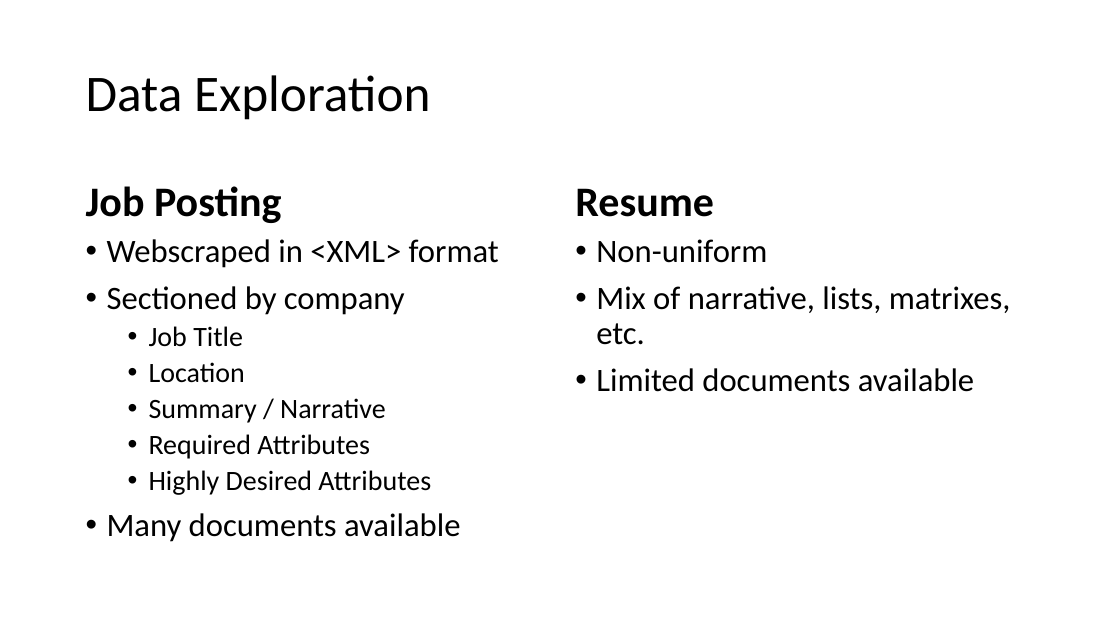
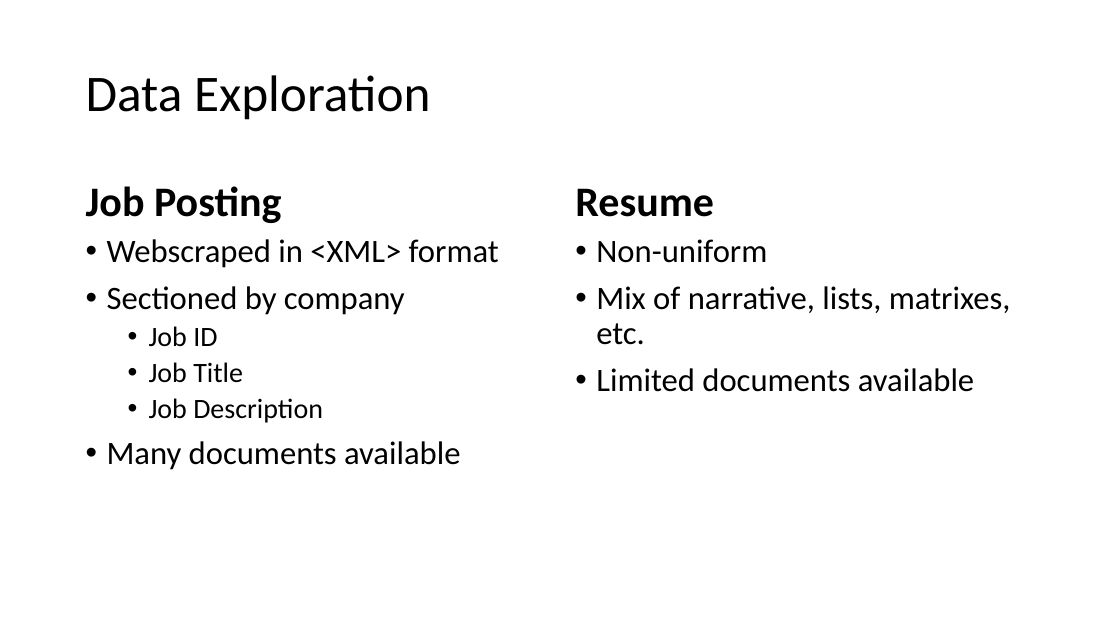
Before and after one commit to adam-sampson/Job_Desc_Text_Analytics, a slide deck: slide 8 of Jobs Analysis.pptx. Drawn at 1120x630 pixels with LibreOffice and Linux fonts; fonts in the diff are those of the drawing. Boxes give left, top, right and bottom in pixels: in the first picture for what was removed or moved away, otherwise in the second. Text is boxed around its words. In the diff, an @@ line names an element or a change of style, - is before the commit and + after.

```diff
--- a/Jobs Analysis.pptx
+++ b/Jobs Analysis.pptx
@@ text at (x1=149, y1=326, x2=217, y2=347): paragraph added @@
+  • Job ID
@@ text at (x1=149, y1=398, x2=323, y2=423): text changed @@
-  • Location
-  • Summary / Narrative
-  • Required Attributes
-  • Highly Desired Attributes
+  • Job Description
```
Also in this commit, not shown: 3 other slides changed, 9 slides added, 3 other files.
